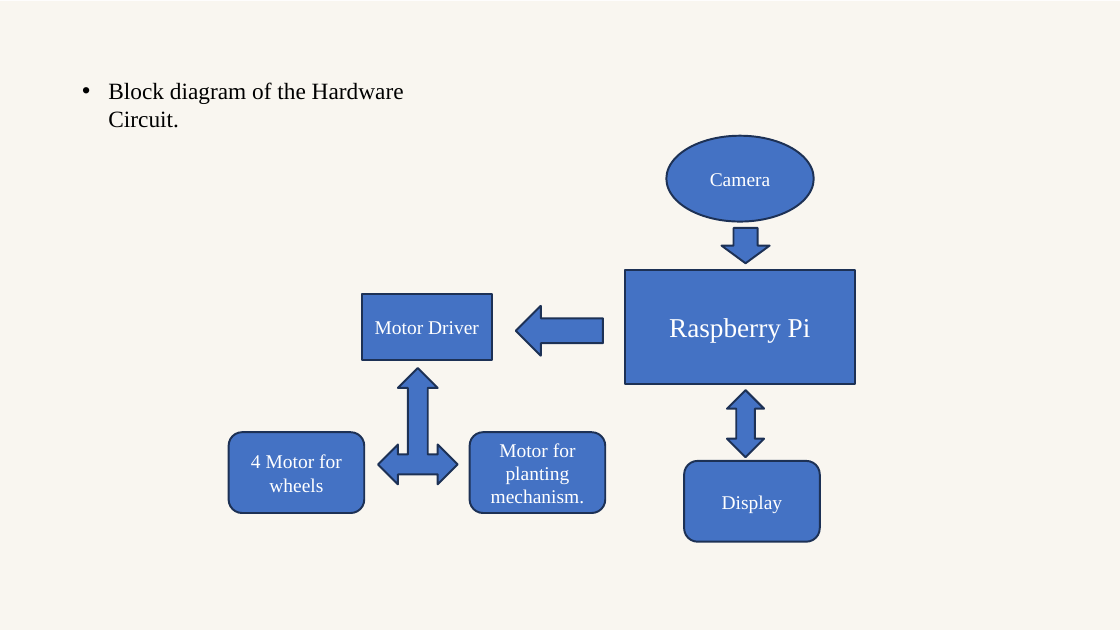
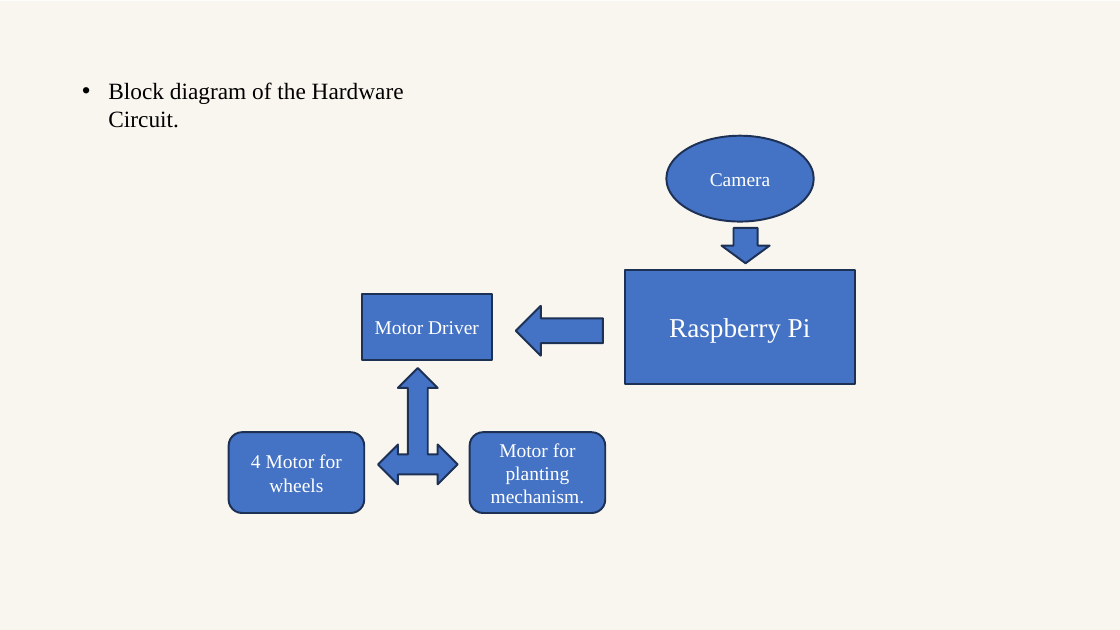
Before and after one commit to Vaibhav-1308/Agribot-Plantation-and-AI-Driven-Quality-Insights, a slide deck: slide 11 of PPT Competition edited.pptx. Drawn at 1120x630 pixels with LibreOffice and Linux fonts; fonts in the diff are those of the drawing. Boxes give left, top, right and bottom in pixels: in the first picture for what was removed or moved away, otherwise in the second. Text is boxed around its words. In the diff, an @@ line names an element or a change of style, - is before the commit and + after.

```diff
--- a/PPT Competition edited.pptx
+++ b/PPT Competition edited.pptx
@@ up down arrow removed at (727,390,764,457) @@
@@ rounded rectangle removed at (684,461,820,541) @@
-Display
```
Also in this commit, not shown: 1 other slide changed.
